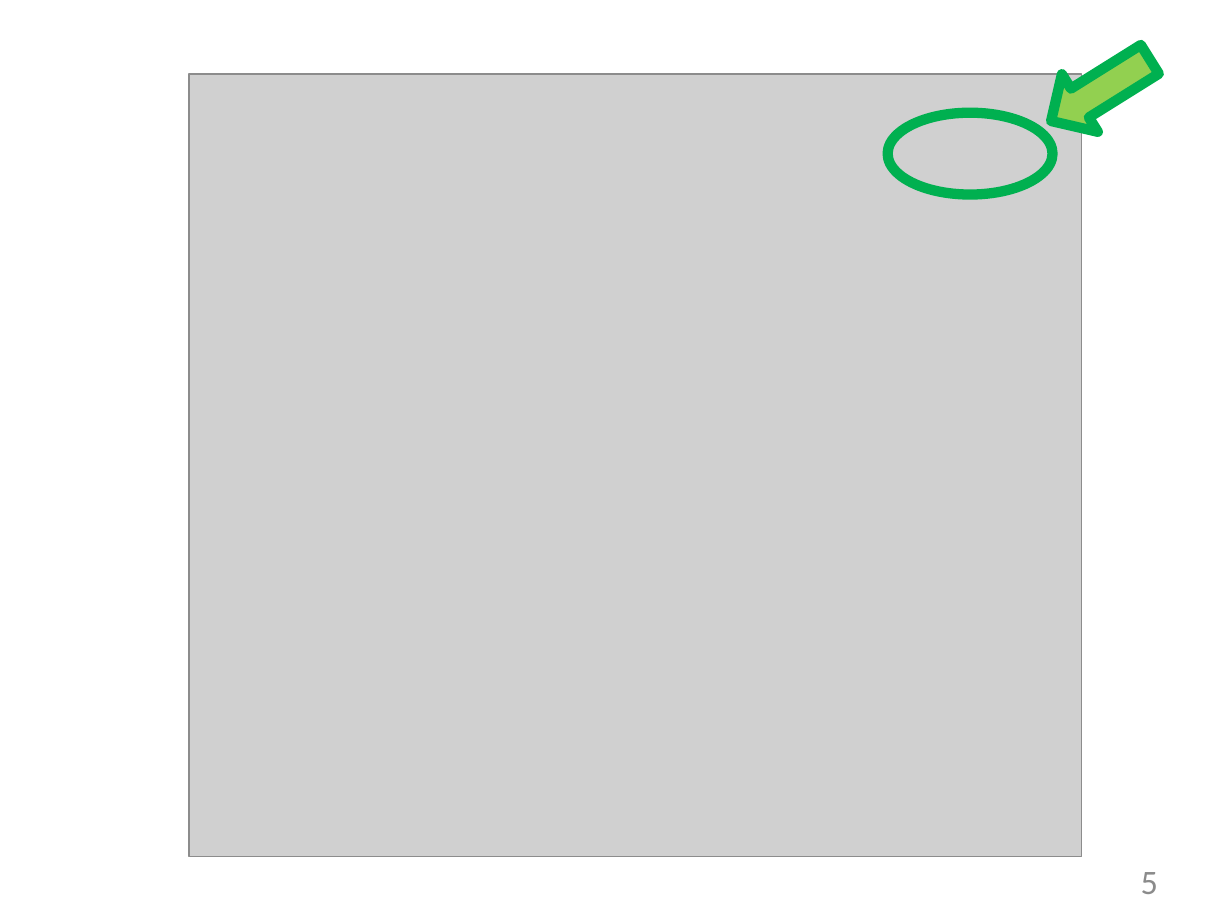
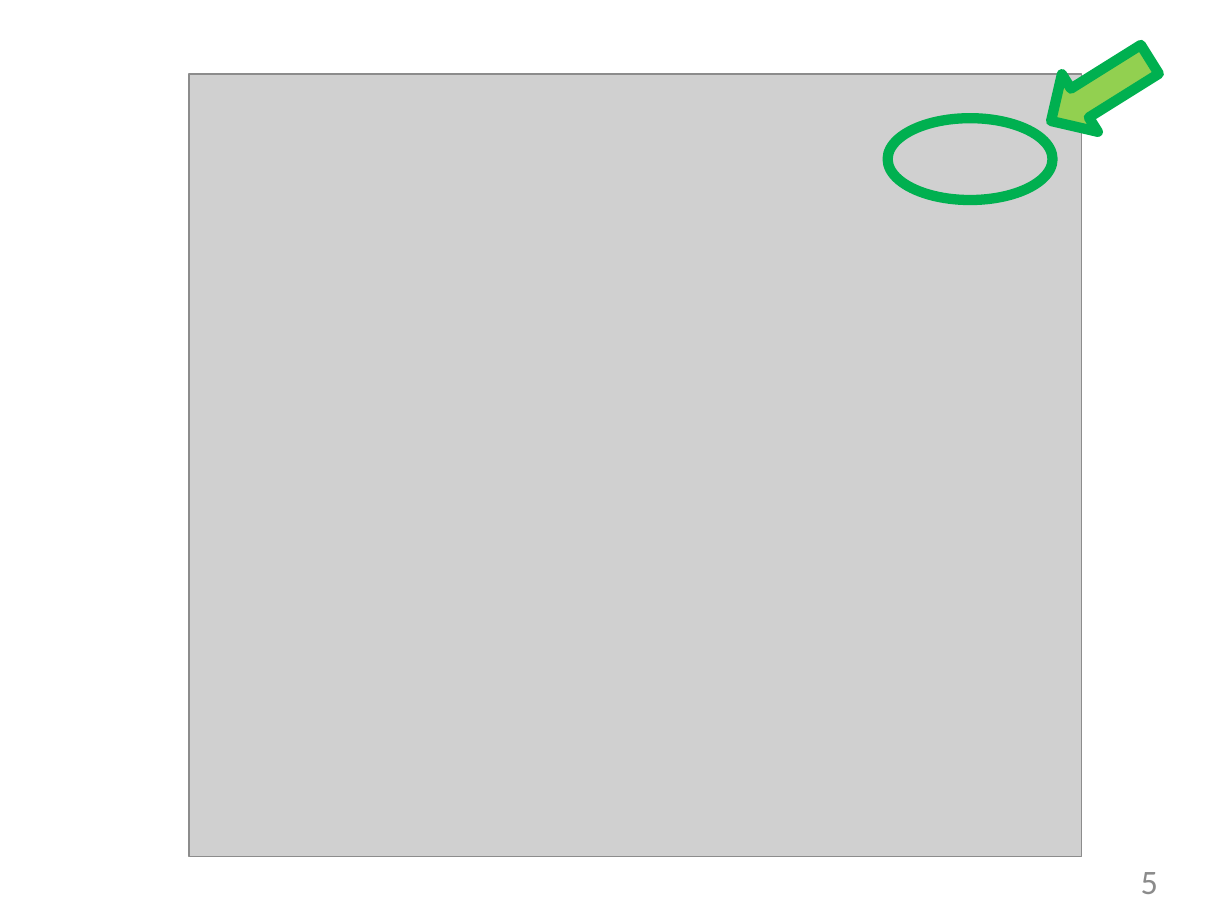
Before and after one commit to cjaneczek-tgm/mat-kopg, a slide deck: slide 5 of PROJEKTUMFELD.pptx. Drawn at 1232x924 pixels with LibreOffice and Linux fonts; fonts in the diff are those of the drawing; grey boxes stand for pictures. Boxes give left, top, right and bottom in pixels: in the first picture for what was removed or moved away, otherwise in the second. Text is boxed around its words. In the diff, an @@ line names an element or a change of style, - is before the commit and + after.

Commit message:
Image fixed

```diff
--- a/PROJEKTUMFELD.pptx
+++ b/PROJEKTUMFELD.pptx
@@ ellipse moved from (x1=887, y1=113, x2=1052, y2=195) to (x1=887, y1=118, x2=1052, y2=200) @@
```
